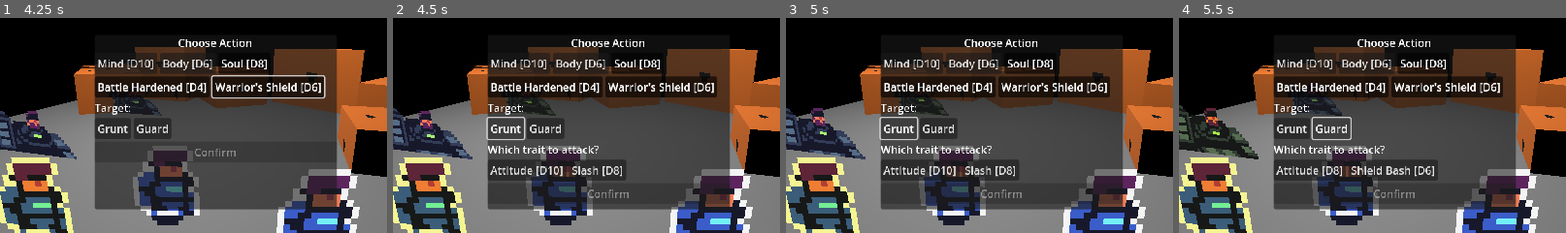
Above: before the commit, frames 1-4 (left to right).
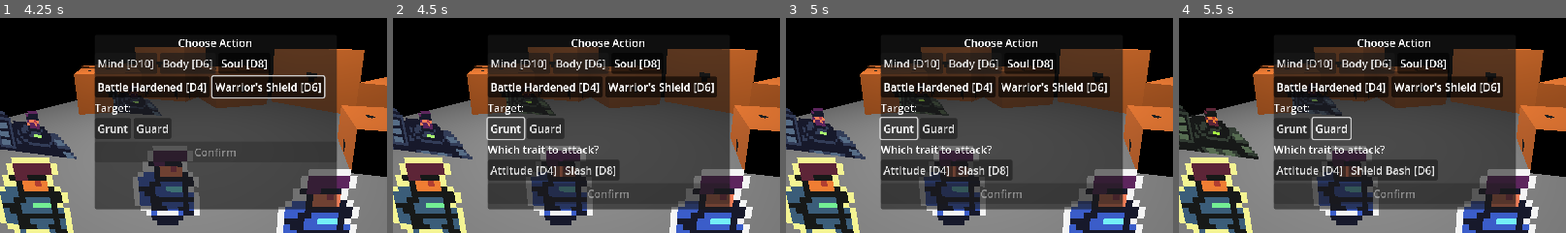
Above: after the commit, the same moments.

Repository: fabvarisco/shift-game-jam
Game: Godot game, scene res://scenes/sandbox/combat_sandbox_enemies.tscn
Two runs of this game, one before a commit and one after it. Both use one fixed random seed, a clock stepped at 60 frames per second and the inputs below. This scene is started directly instead of the project's main scene.
Inputs:
- Up to frame 1 (4.25 s): click "Mind [D10]" at 0.5 s; click "Body [D6]" at 1.25 s; click "Soul [D8]" at 2 s; click "Battle Hardened [D4]" at 2.75 s; click "Warrior's Shield [D6]" at 3.5 s
- Up to frame 2 (4.5 s): click "Grunt" at 4.25 s
- Up to frame 3 (5 s): no input
- Up to frame 4 (5.5 s): click "Guard" at 5 s
The pictures show only the part of the screen within x 22-72%, y 25-75%; the shares and areas given below are measured in that part.

Frame 1 is identical in both runs. In frame 2, 0.7% of the frame differs, in the area x 39-61%, y 66-76%; in frame 3, 0.7%; in frame 4, less than 0.1%.

Commit message:
wip cutscene

Diff:
--- a/resources/characters/enemy_grunt.tres
+++ b/resources/characters/enemy_grunt.tres
@@ -9,7 +9,7 @@
 drawbacks = Array[String](["Predictable"])
 keywords = Array[String](["Aggressive", "Reckless"])
 description = "Charges in without thinking."
-die = 3
+die = 0
 metadata/_custom_type_script = "uid://caved0l2c4nol"
 
 [sub_resource type="Resource" id="Resource_slash"]
--- a/resources/characters/enemy_guard.tres
+++ b/resources/characters/enemy_guard.tres
@@ -9,7 +9,7 @@
 drawbacks = Array[String](["Slow"])
 keywords = Array[String](["Vigilant", "Steady"])
 description = "Holds the line, hard to break through."
-die = 2
+die = 0
 metadata/_custom_type_script = "uid://caved0l2c4nol"
 
 [sub_resource type="Resource" id="Resource_shield"]
--- a/scenes/act_one/act_one_intro.tscn
+++ b/scenes/act_one/act_one_intro.tscn
@@ -1,15 +1,134 @@
-[gd_scene load_steps=16 format=3 uid="uid://vmp2ii2toqg3"]
+[gd_scene load_steps=18 format=3 uid="uid://vmp2ii2toqg3"]
 
 [ext_resource type="PackedScene" uid="uid://cvbkkmul7gjvp" path="res://scenes/world/world_master.tscn" id="1_d2wrj"]
 [ext_resource type="Script" uid="uid://c7jd0ckgaikt8" path="res://scripts/act_one/act_one_intro.gd" id="2_52p74"]
-[ext_resource type="PackedScene" uid="uid://rd18npya1ycd" path="res://scenes/enviroment/vera_bedroom/vera_window.tscn" id="2_g7jvt"]
 [ext_resource type="PackedScene" uid="uid://wugy0pn73qjh" path="res://scenes/enviroment/obstacle_1.tscn" id="2_pldx6"]
-[ext_resource type="PackedScene" uid="uid://cv5bvgld7xkgy" path="res://scenes/enviroment/vera_bedroom/vera_bed_room_wall.tscn" id="3_j35fm"]
-[ext_resource type="PackedScene" uid="uid://36j2al3qkpi6" path="res://scenes/enviroment/vera_bedroom/bed.tscn" id="5_quwrf"]
+[ext_resource type="PackedScene" uid="uid://cv5bvgld7xkgy" path="res://scenes/enviroment/vera_house/vera_wall.tscn" id="3_j35fm"]
+[ext_resource type="PackedScene" uid="uid://uo3jhjiv2q6j" path="res://scenes/enviroment/vera_house/vera_wall_door.tscn" id="3_jllau"]
+[ext_resource type="PackedScene" uid="uid://36j2al3qkpi6" path="res://scenes/enviroment/vera_house/kitchen.tscn" id="5_quwrf"]
 [ext_resource type="PackedScene" uid="uid://e51lyl0rotgq" path="res://scenes/characters/vera_arm.tscn" id="6_52p74"]
 [ext_resource type="PackedScene" uid="uid://bof5l58yuu6er" path="res://scenes/characters/entity.tscn" id="6_wb2ix"]
+[ext_resource type="Texture2D" uid="uid://bsthmaiq3x1it" path="res://assets/effects/surprise.png" id="9_jllau"]
 
 [sub_resource type="Environment" id="Environment_j35fm"]
+
+[sub_resource type="Animation" id="Animation_fk2am"]
+length = 0.001
+tracks/0/type = "value"
+tracks/0/imported = false
+tracks/0/enabled = true
+tracks/0/path = NodePath("CanvasLayer/Control/ColorRect:color")
+tracks/0/interp = 1
+tracks/0/loop_wrap = true
+tracks/0/keys = {
+"times": PackedFloat32Array(0),
+"transitions": PackedFloat32Array(1),
+"update": 0,
+"values": [Color(0, 0, 0, 1)]
+}
+tracks/1/type = "value"
+tracks/1/imported = false
+tracks/1/enabled = true
+tracks/1/path = NodePath("Camera3D:position")
+tracks/1/interp = 1
+tracks/1/loop_wrap = true
+tracks/1/keys = {
+"times": PackedFloat32Array(0),
+"transitions": PackedFloat32Array(1),
+"update": 0,
+"values": [Vector3(-0.26144156, 0.15429959, 0.7418509)]
+}
+tracks/2/type = "value"
+tracks/2/imported = false
+tracks/2/enabled = true
+tracks/2/path = NodePath("Vera:position")
+tracks/2/interp = 1
+tracks/2/loop_wrap = true
+tracks/2/keys = {
+"times": PackedFloat32Array(0),
+"transitions": PackedFloat32Array(1),
+"update": 0,
+"values": [Vector3(-0.54523754, 0.01811476, 0.017287433)]
+}
+tracks/3/type = "value"
+tracks/3/imported = false
+tracks/3/enabled = true
+tracks/3/path = NodePath("Vera:rotation")
+tracks/3/interp = 1
+tracks/3/loop_wrap = true
+tracks/3/keys = {
+"times": PackedFloat32Array(0),
+"transitions": PackedFloat32Array(1),
+"update": 0,
+"values": [Vector3(0, -3.1415925, 0)]
+}
+tracks/4/type = "value"
+tracks/4/imported = false
+tracks/4/enabled = true
+tracks/4/path = NodePath("Vera/Sprite3D:visible")
+tracks/4/interp = 1
+tracks/4/loop_wrap = true
+tracks/4/keys = {
+"times": PackedFloat32Array(0),
+"transitions": PackedFloat32Array(1),
+"update": 1,
+"values": [false]
+}
+tracks/5/type = "value"
+tracks/5/imported = false
+tracks/5/enabled = true
+tracks/5/path = NodePath("WREN:rotation")
+tracks/5/interp = 1
+tracks/5/loop_wrap = true
+tracks/5/keys = {
+"times": PackedFloat32Array(0),
+"transitions": PackedFloat32Array(1),
+"update": 0,
+"values": [Vector3(0, 0, 0)]
+}
+tracks/6/type = "value"
+tracks/6/imported = false
+tracks/6/enabled = true
+tracks/6/path = NodePath("VeraArm:visible")
+tracks/6/interp = 1
+tracks/6/loop_wrap = true
+tracks/6/keys = {
+"times": PackedFloat32Array(0),
+"transitions": PackedFloat32Array(1),
+"update": 1,
+"values": [true]
+}
+
+[sub_resource type="Animation" id="Animation_qa8sx"]
+resource_name = "camera_start"
+tracks/0/type = "value"
+tracks/0/imported = false
+tracks/0/enabled = true
+tracks/0/path = NodePath("Camera3D:position")
+tracks/0/interp = 1
+tracks/0/loop_wrap = true
+tracks/0/keys = {
+"times": PackedFloat32Array(0, 0.93333334),
+"transitions": PackedFloat32Array(1, 1),
+"update": 0,
+"values": [Vector3(-0.26144156, 0.15429959, -1.0453312), Vector3(-0.26144156, 0.15429959, 0.7418509)]
+}
+
+[sub_resource type="Animation" id="Animation_jllau"]
+resource_name = "fade_out"
+length = 3.0
+tracks/0/type = "value"
+tracks/0/imported = false
+tracks/0/enabled = true
+tracks/0/path = NodePath("CanvasLayer/Control/ColorRect:color")
+tracks/0/interp = 1
+tracks/0/loop_wrap = true
+tracks/0/keys = {
+"times": PackedFloat32Array(0, 2.94),
+"transitions": PackedFloat32Array(1, 1),
+"update": 0,
+"values": [Color(0, 0, 0, 1), Color(0, 0, 0, 0)]
+}
 
 [sub_resource type="Animation" id="Animation_52p74"]
 resource_name = "intro"
@@ -33,97 +152,71 @@
 }]
 }
 
-[sub_resource type="Animation" id="Animation_jllau"]
-resource_name = "fade_out"
-length = 3.0
-tracks/0/type = "value"
-tracks/0/imported = false
-tracks/0/enabled = true
-tracks/0/path = NodePath("CanvasLayer/Control/ColorRect:color")
-tracks/0/interp = 1
-tracks/0/loop_wrap = true
-tracks/0/keys = {
-"times": PackedFloat32Array(0, 2.94),
-"transitions": PackedFloat32Array(1, 1),
-"update": 0,
-"values": [Color(0, 0, 0, 1), Color(0, 0, 0, 0)]
-}
-
-[sub_resource type="Animation" id="Animation_fk2am"]
-length = 0.001
-tracks/0/type = "value"
-tracks/0/imported = false
-tracks/0/enabled = true
-tracks/0/path = NodePath("CanvasLayer/Control/ColorRect:color")
-tracks/0/interp = 1
-tracks/0/loop_wrap = true
-tracks/0/keys = {
-"times": PackedFloat32Array(0),
-"transitions": PackedFloat32Array(1),
-"update": 0,
-"values": [Color(0, 0, 0, 1)]
+[sub_resource type="Animation" id="Animation_rs7pb"]
+resource_name = "vera_wakeup"
+length = 2.5
+tracks/0/type = "value"
+tracks/0/imported = false
+tracks/0/enabled = true
+tracks/0/path = NodePath("Vera:rotation")
+tracks/0/interp = 2
+tracks/0/loop_wrap = true
+tracks/0/keys = {
+"times": PackedFloat32Array(0, 0.97),
+"transitions": PackedFloat32Array(1, 1),
+"update": 1,
+"values": [Vector3(0, -3.1415925, 0), Vector3(0, 0, 0)]
 }
 tracks/1/type = "value"
 tracks/1/imported = false
 tracks/1/enabled = true
-tracks/1/path = NodePath("WREN:rotation")
-tracks/1/interp = 1
+tracks/1/path = NodePath("Vera/Sprite3D:visible")
+tracks/1/interp = 2
 tracks/1/loop_wrap = true
 tracks/1/keys = {
-"times": PackedFloat32Array(0),
-"transitions": PackedFloat32Array(1),
-"update": 0,
-"values": [Vector3(0, 0, 0)]
+"times": PackedFloat32Array(0.06666666, 0.46666667, 0.82),
+"transitions": PackedFloat32Array(1, 1, 1),
+"update": 1,
+"values": [false, true, false]
 }
 tracks/2/type = "value"
 tracks/2/imported = false
 tracks/2/enabled = true
-tracks/2/path = NodePath("VeraArm:visible")
-tracks/2/interp = 1
+tracks/2/path = NodePath("Camera3D:position")
+tracks/2/interp = 2
 tracks/2/loop_wrap = true
 tracks/2/keys = {
-"times": PackedFloat32Array(0),
-"transitions": PackedFloat32Array(1),
-"update": 1,
-"values": [true]
+"times": PackedFloat32Array(1, 1.95),
+"transitions": PackedFloat32Array(1, 1),
+"update": 0,
+"values": [Vector3(-0.26144156, 0.15429959, 0.7418509), Vector3(0.6940627, 0.15429959, 0.7418509)]
 }
 tracks/3/type = "value"
 tracks/3/imported = false
 tracks/3/enabled = true
-tracks/3/path = NodePath("WREN:position")
-tracks/3/interp = 1
+tracks/3/path = NodePath("Vera:position")
+tracks/3/interp = 2
 tracks/3/loop_wrap = true
 tracks/3/keys = {
-"times": PackedFloat32Array(0),
-"transitions": PackedFloat32Array(1),
-"update": 0,
-"values": [Vector3(0.24848583, 0.004682854, -0.044877052)]
-}
-tracks/4/type = "value"
-tracks/4/imported = false
-tracks/4/enabled = true
-tracks/4/path = NodePath("Vera:position")
-tracks/4/interp = 1
-tracks/4/loop_wrap = true
-tracks/4/keys = {
-"times": PackedFloat32Array(0),
-"transitions": PackedFloat32Array(1),
-"update": 0,
-"values": [Vector3(-0.37184352, -0.041940168, -0.29878718)]
-}
-
-[sub_resource type="Animation" id="Animation_rs7pb"]
-resource_name = "vera_wakeup"
+"times": PackedFloat32Array(2.0666666, 2.2, 2.3),
+"transitions": PackedFloat32Array(1, 1, 1),
+"update": 0,
+"values": [Vector3(-0.54523754, 0.01811476, 0.017287433), Vector3(0.15600318, 0.01811476, 0.017287433), Vector3(0.27384347, 0.01811476, 0.017287433)]
+}
+
+[sub_resource type="Animation" id="Animation_iqmmh"]
+resource_name = "wren_get_arm"
+length = 2.0
 tracks/0/type = "value"
 tracks/0/imported = false
 tracks/0/enabled = true
 tracks/0/path = NodePath("WREN:rotation")
-tracks/0/interp = 1
-tracks/0/loop_wrap = true
-tracks/0/keys = {
-"times": PackedFloat32Array(0.15333335, 0.3),
-"transitions": PackedFloat32Array(1, 1),
-"update": 0,
+tracks/0/interp = 2
+tracks/0/loop_wrap = true
+tracks/0/keys = {
+"times": PackedFloat32Array(0, 0.96666664),
+"transitions": PackedFloat32Array(1, 1),
+"update": 1,
 "values": [Vector3(0, 0, 0), Vector3(0, 3.1415927, 0)]
 }
 tracks/1/type = "value"
@@ -133,59 +226,20 @@
 tracks/1/interp = 1
 tracks/1/loop_wrap = true
 tracks/1/keys = {
-"times": PackedFloat32Array(0.05, 0.14),
+"times": PackedFloat32Array(0, 0.51),
 "transitions": PackedFloat32Array(1, 1),
 "update": 1,
 "values": [true, false]
-}
-
-[sub_resource type="Animation" id="Animation_iqmmh"]
-resource_name = "wren_run"
-length = 2.0
-tracks/0/type = "value"
-tracks/0/imported = false
-tracks/0/enabled = true
-tracks/0/path = NodePath("WREN:rotation")
-tracks/0/interp = 1
-tracks/0/loop_wrap = true
-tracks/0/keys = {
-"times": PackedFloat32Array(0),
-"transitions": PackedFloat32Array(1),
-"update": 0,
-"values": [Vector3(0, 3.1415927, 0)]
-}
-tracks/1/type = "value"
-tracks/1/imported = false
-tracks/1/enabled = true
-tracks/1/path = NodePath("WREN:position")
-tracks/1/interp = 1
-tracks/1/loop_wrap = true
-tracks/1/keys = {
-"times": PackedFloat32Array(0, 0.19999999, 0.54, 0.7),
-"transitions": PackedFloat32Array(1, 1, 1, 1),
-"update": 0,
-"values": [Vector3(0.24848583, 0.004682854, -0.044877052), Vector3(0.15486893, 0.004682854, -0.31722897), Vector3(0.15486893, 0.004682854, -0.31722897), Vector3(0.15486893, 0.07106824, -0.47176152)]
-}
-tracks/2/type = "value"
-tracks/2/imported = false
-tracks/2/enabled = true
-tracks/2/path = NodePath("Vera:position")
-tracks/2/interp = 1
-tracks/2/loop_wrap = true
-tracks/2/keys = {
-"times": PackedFloat32Array(0, 0.16666667, 0.2, 0.31, 0.4),
-"transitions": PackedFloat32Array(1, 1, 1, 1, 1),
-"update": 0,
-"values": [Vector3(-0.37184352, -0.041940168, -0.29878718), Vector3(-0.37184352, -0.041940168, -0.29878718), Vector3(-0.37184352, 0.033335418, -0.29878718), Vector3(-0.37184352, 0.033335418, -0.29878718), Vector3(-0.22239687, 0.006629005, -0.29878718)]
 }
 
 [sub_resource type="AnimationLibrary" id="AnimationLibrary_jllau"]
 _data = {
 &"RESET": SubResource("Animation_fk2am"),
+&"camera_start": SubResource("Animation_qa8sx"),
 &"fade_out": SubResource("Animation_jllau"),
 &"intro": SubResource("Animation_52p74"),
 &"vera_wakeup": SubResource("Animation_rs7pb"),
-&"wren_run": SubResource("Animation_iqmmh")
+&"wren_get_arm": SubResource("Animation_iqmmh")
 }
 
 [node name="ActOneIntro" instance=ExtResource("1_d2wrj")]
@@ -195,41 +249,43 @@
 transform = Transform3D(1.1693699, 0, 0, 0, 1, 0, 0, 0, 0.38948166, 0, 0, 0)
 
 [node name="Camera3D" parent="." index="1"]
-transform = Transform3D(1, 0, 0, 0, 1, 0, 0, 0, 1, -0.074706614, 0.15429959, 0.5772039)
+transform = Transform3D(1, 0, 0, 0, 1, 0, 0, 0, 1, -0.26144156, 0.15429959, 0.7418509)
 environment = SubResource("Environment_j35fm")
 fov = 44.546173
 
-[node name="VeraWindow" parent="Enviroment" index="0" instance=ExtResource("2_g7jvt")]
-transform = Transform3D(0.27886665, 0, 0, 0, 0.16761753, 0, 0, 0, 0.031888083, 0.17077795, 0.14888516, -0.39381075)
+[node name="VeraBedRoomWallDoor" parent="Enviroment" index="0" instance=ExtResource("3_jllau")]
+transform = Transform3D(-3.7516337e-08, 0, 0.016577156, 0, 0.79979795, 0, -0.85827374, 0, -7.2461054e-10, 0.25528514, 0.10365379, 0)
 
 [node name="VeraBedRoomWall" parent="Enviroment" index="1" instance=ExtResource("3_j35fm")]
-transform = Transform3D(2.7719822, 0, 0, 0, 1.3104627, 0, 0, 0, 0.016577156, 0.060881425, 0.23413265, -0.41466916)
+transform = Transform3D(2.7719822, 0, 0, 0, 1.3104627, 0, 0, 0, 0.016577156, 0.50031376, 0.23413265, -0.41466916)
+
+[node name="VeraBedRoomWall2" parent="Enviroment" index="2" instance=ExtResource("3_j35fm")]
+transform = Transform3D(0.18684761, 0, 0.016539456, 0, 1.3104628, 0, -2.7656782, 0, 0.001117396, -1.0126066, 0.23413265, 0.8865377)
+
+[node name="VeraBedRoomWall3" parent="Enviroment" index="3" instance=ExtResource("3_j35fm")]
+transform = Transform3D(0.18684761, 0, 0.016539456, 0, 1.3104628, 0, -2.7656782, 0, 0.001117396, 1.2148056, 0.22206366, -0.4164343)
+
+[node name="Obstacle1" parent="Enviroment" index="4" instance=ExtResource("2_pldx6")]
+transform = Transform3D(0.10560136, 0, 0, 0, 0.15353805, 0, 0, 0, 0.16913438, 1.0543685, -0.020980075, -0.040114522)
 skeleton = NodePath("../..")
 
-[node name="VeraBedRoomWall2" parent="Enviroment" index="2" instance=ExtResource("3_j35fm")]
-transform = Transform3D(0.18684761, 0, 0.016539456, 0, 1.3104628, 0, -2.7656782, 0, 0.001117396, -0.5592777, 0.23413265, -0.41466916)
+[node name="Bed" parent="Enviroment" index="5" instance=ExtResource("5_quwrf")]
+transform = Transform3D(0.18516034, 0, 0, 0, 0.13010578, 0, 0, 0, 0.35570306, -0.70769167, -0.00048074126, 0)
 skeleton = NodePath("../..")
 
-[node name="VeraBedRoomWall3" parent="Enviroment" index="3" instance=ExtResource("3_j35fm")]
-transform = Transform3D(0.18684761, 0, 0.016539456, 0, 1.3104628, 0, -2.7656782, 0, 0.001117396, 0.48991638, 0.23413265, -0.41466916)
-skeleton = NodePath("../..")
-
-[node name="Obstacle1" parent="Enviroment" index="4" instance=ExtResource("2_pldx6")]
-transform = Transform3D(0.10560136, 0, 0, 0, 0.15353805, 0, 0, 0, 0.16913438, 0.35931724, 0, -0.040114522)
-skeleton = NodePath("../..")
-
-[node name="Bed" parent="Enviroment" index="5" instance=ExtResource("5_quwrf")]
-transform = Transform3D(0.18516034, 0, 0, 0, 0.043581784, 0, 0, 0, 0.35570306, -0.36459824, 0, -0.17509443)
-skeleton = NodePath("../..")
-
 [node name="VeraArm" parent="." index="5" instance=ExtResource("6_52p74")]
-transform = Transform3D(0.4167398, 0, 0, 0, 0.3450062, 0.32713163, 0, -0.2399374, 0.47038284, 0.3592913, 0.05590281, 0)
+transform = Transform3D(0.4167398, 0, 0, 0, 0.3450062, 0.32713163, 0, -0.2399374, 0.47038284, 1.0424757, 0.05590281, 0)
 
 [node name="Vera" parent="." index="6" instance=ExtResource("6_wb2ix")]
-transform = Transform3D(0.78900725, 0, 0, 0, 0.6648905, 0, 0, 0, 1, -0.37184352, -0.041940168, -0.29878718)
+transform = Transform3D(-0.78900725, 0, -1.509958e-07, 0, 0.6648905, 0, 1.19136786e-07, 0, -1, -0.54523754, 0.01811476, 0.017287433)
+
+[node name="Sprite3D" type="Sprite3D" parent="Vera" index="1"]
+transform = Transform3D(0.18799308, 0, -8.526513e-14, 0, 0.2563281, 0, 6.217249e-15, 0, 0.99999994, -0.036312103, 0.19613113, 4.656613e-10)
+visible = false
+texture = ExtResource("9_jllau")
 
 [node name="WREN" parent="." index="7" instance=ExtResource("6_wb2ix")]
-transform = Transform3D(0.78900725, 0, 0, 0, 0.6648905, 0, 0, 0, 1, 0.24848583, 0.004682854, -0.044877052)
+transform = Transform3D(0.78900725, 0, 0, 0, 0.6648905, 0, 0, 0, 1, 0.96880865, -0.002629891, -0.030018613)
 
 [node name="CanvasLayer" type="CanvasLayer" parent="." index="8"]
 
--- a/scenes/enviroment/vera_bedroom/vera_bed_room_wall.tscn
+++ /dev/null
@@ -1,15 +0,0 @@
-[gd_scene load_steps=4 format=3 uid="uid://cv5bvgld7xkgy"]
-
-[ext_resource type="Texture2D" uid="uid://eb3jxv4ofgun" path="res://assets/placeholder/sprites/placeholder.png" id="1_nvpky"]
-
-[sub_resource type="StandardMaterial3D" id="StandardMaterial3D_dc611"]
-albedo_texture = ExtResource("1_nvpky")
-uv1_scale = Vector3(3, 2, 1)
-texture_filter = 0
-
-[sub_resource type="BoxMesh" id="BoxMesh_63qre"]
-
-[node name="VeraBedRoomWall" type="MeshInstance3D"]
-transform = Transform3D(0.85827374, 0, 0, 0, 0.4682654, 0, 0, 0, 0.016577156, 0, 0, 0)
-material_override = SubResource("StandardMaterial3D_dc611")
-mesh = SubResource("BoxMesh_63qre")
--- a/scenes/enviroment/vera_bedroom/bed.tscn
+++ b/scenes/enviroment/vera_house/kitchen.tscn
@@ -9,7 +9,7 @@
 
 [sub_resource type="BoxMesh" id="BoxMesh_63qre"]
 
-[node name="Bed" type="MeshInstance3D"]
-transform = Transform3D(0.18516034, 0, 0, 0, 0.043581784, 0, 0, 0, 0.35570306, 0, 0, 0)
+[node name="kitchen" type="MeshInstance3D"]
+transform = Transform3D(0.18516034, 0, 0, 0, 0.13010578, 0, 0, 0, 0.35570306, 0, 0, 0)
 material_override = SubResource("StandardMaterial3D_dc611")
 mesh = SubResource("BoxMesh_63qre")
--- /dev/null
+++ b/scenes/enviroment/vera_house/vera_wall.tscn
@@ -0,0 +1,27 @@
+[gd_scene load_steps=5 format=3 uid="uid://cv5bvgld7xkgy"]
+
+[ext_resource type="Texture2D" uid="uid://eb3jxv4ofgun" path="res://assets/placeholder/sprites/placeholder.png" id="1_nvpky"]
+
+[sub_resource type="StandardMaterial3D" id="StandardMaterial3D_dc611"]
+albedo_texture = ExtResource("1_nvpky")
+uv1_scale = Vector3(3, 2, 1)
+texture_filter = 0
+
+[sub_resource type="BoxMesh" id="BoxMesh_63qre"]
+
+[sub_resource type="BoxMesh" id="BoxMesh_nvpky"]
+
+[node name="VeraWall" type="CSGMesh3D"]
+transform = Transform3D(0.85827374, 0, 0, 0, 0.4682654, 0, 0, 0, 0.016577156, 0, 0, 0)
+material_override = SubResource("StandardMaterial3D_dc611")
+mesh = SubResource("BoxMesh_63qre")
+
+[node name="CSGMesh3D" type="CSGMesh3D" parent="."]
+transform = Transform3D(0.16542286, 0, 0, 0, 0.11570564, 0, 0, 0, 2.5017238, 0.14271721, -0.031676676, 0)
+operation = 2
+mesh = SubResource("BoxMesh_nvpky")
+
+[node name="CSGMesh3D2" type="CSGMesh3D" parent="."]
+transform = Transform3D(0.16542286, 0, 0, 0, 0.11570564, 0, 0, 0, 2.5017238, -0.2722988, -0.03351268, 0)
+operation = 2
+mesh = SubResource("BoxMesh_nvpky")
--- /dev/null
+++ b/scenes/enviroment/vera_house/vera_wall_door.tscn
@@ -0,0 +1,25 @@
+[gd_scene load_steps=6 format=3 uid="uid://uo3jhjiv2q6j"]
+
+[ext_resource type="Texture2D" uid="uid://eb3jxv4ofgun" path="res://assets/placeholder/sprites/placeholder.png" id="1_eg1dx"]
+
+[sub_resource type="StandardMaterial3D" id="StandardMaterial3D_dc611"]
+albedo_texture = ExtResource("1_eg1dx")
+uv1_scale = Vector3(3, 2, 1)
+texture_filter = 0
+
+[sub_resource type="BoxMesh" id="BoxMesh_63qre"]
+
+[sub_resource type="BoxMesh" id="BoxMesh_eg1dx"]
+
+[sub_resource type="StandardMaterial3D" id="StandardMaterial3D_2dlwb"]
+
+[node name="VeraWallDoor" type="CSGMesh3D"]
+transform = Transform3D(0.85827374, 0, 0, 0, 0.4682654, 0, 0, 0, 0.016577156, 0, 0, 0)
+material_override = SubResource("StandardMaterial3D_dc611")
+mesh = SubResource("BoxMesh_63qre")
+
+[node name="CSGMesh3D" type="CSGMesh3D" parent="."]
+transform = Transform3D(0.16121945, 0, 0, 0, 0.26943108, 0, 0, 0, 4.4565864, 0, 0, 0.47174394)
+operation = 2
+mesh = SubResource("BoxMesh_eg1dx")
+material = SubResource("StandardMaterial3D_2dlwb")
--- a/scripts/act_one/act_one_intro.gd
+++ b/scripts/act_one/act_one_intro.gd
@@ -22,14 +22,18 @@
 
 func _on_animation_player_animation_finished(_anim_name: StringName) -> void:
 	if _anim_name == "fade_out":
+		animation_player.play("camera_start")
+	if _anim_name == "camera_start":
 		animation_player.play("vera_wakeup")
 	if _anim_name == "vera_wakeup":
-		#play vera wakeup dialog
-		#when vera wakeup dialog end play wren_run
+		#call vera wakeup dialog
+		#when vera wakeup dialog end play wren_get_arm
+		pass
+	if _anim_name == "wren_get_arm":
+		#call wren_get_arm dialog
+		#when dialog end play wren_run
 		pass
 	if _anim_name == "wren_run":
-		#play vera angry dialog
+		#call vera angry dialog
+		#and then end the cutscene and start gameplay
 		pass
-
-
-# after play
--- a/scripts/combat/combat_master.gd
+++ b/scripts/combat/combat_master.gd
@@ -126,13 +126,13 @@
 func _get_unacted_players() -> Array[EntityCombat]:
 	var result: Array[EntityCombat] = []
 	for p in player_entities:
-		if not p.acted and (p.combat_state == null or not p.combat_state.is_core_exhausted()):
+		if not p.acted and not p.is_defeated():
 			result.append(p)
 	return result
 
 func _get_alive_enemies() -> Array[EntityCombat]:
 	var result: Array[EntityCombat] = []
 	for e in enemy_entities:
-		if e.combat_state == null or not e.combat_state.is_core_exhausted():
+		if not e.is_defeated():
 			result.append(e)
 	return result
--- a/scripts/combat/combat_turn_manager.gd
+++ b/scripts/combat/combat_turn_manager.gd
@@ -148,10 +148,10 @@
 	return true
 
 func _is_enemy_defeated(enemy: EntityCombat) -> bool:
-	return enemy.combat_state != null and enemy.combat_state.is_core_exhausted()
+	return enemy.is_defeated()
 
 func _is_player_defeated(player: EntityCombat) -> bool:
-	return player.combat_state != null and player.combat_state.is_core_exhausted()
+	return player.is_defeated()
 
 func _set_phase(phase: Phase) -> void:
 	current_phase = phase
--- a/scripts/combat/entity_combat.gd
+++ b/scripts/combat/entity_combat.gd
@@ -52,6 +52,14 @@
 	else:
 		sprite.modulate = Color(0.7, 0.7, 0.7) if acted else Color.WHITE
 
+func is_defeated() -> bool:
+	if combat_state == null:
+		return false
+	if stats is EnemyEntity:
+		var threshold := (stats as EnemyEntity).get_traits_to_exhaust()
+		return combat_state.exhausted_count() >= threshold
+	return combat_state.is_core_exhausted()
+
 func set_acted(value: bool) -> void:
 	acted = value
 	if not _is_selected:
Binary file added: assets/effects/surprise.png
Not shown, added: assets/effects/surprise.png.import
Renamed: scenes/enviroment/vera_bedroom/vera_window.tscn -> scenes/enviroment/vera_house/vera_window.tscn
